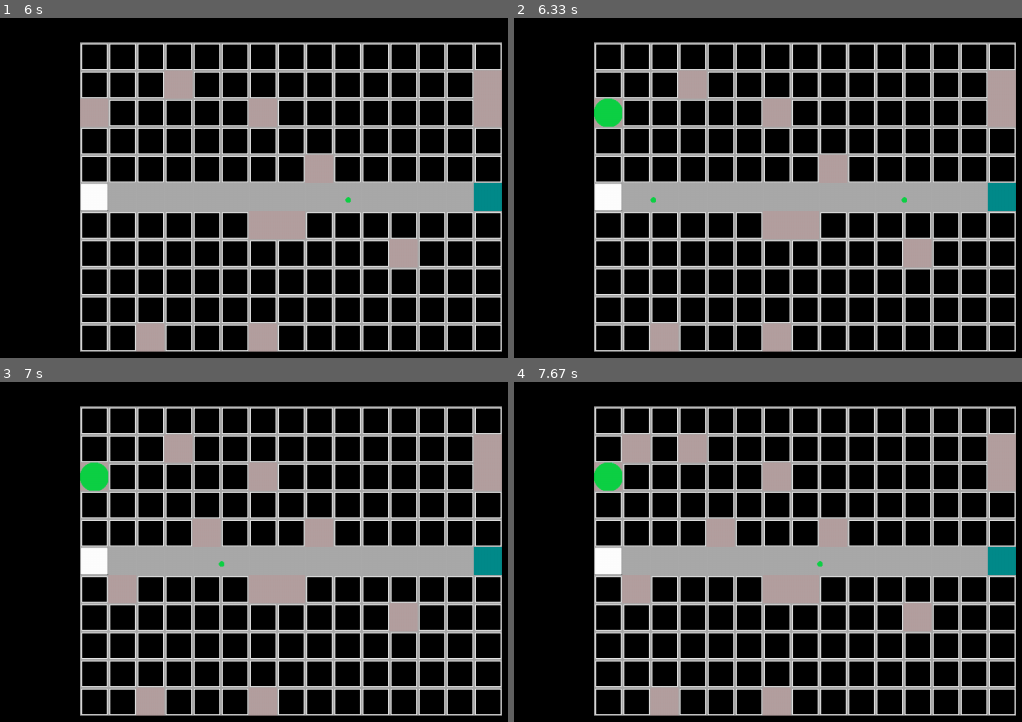
Above: before the commit, frames 1-4 (two rows, left to right).
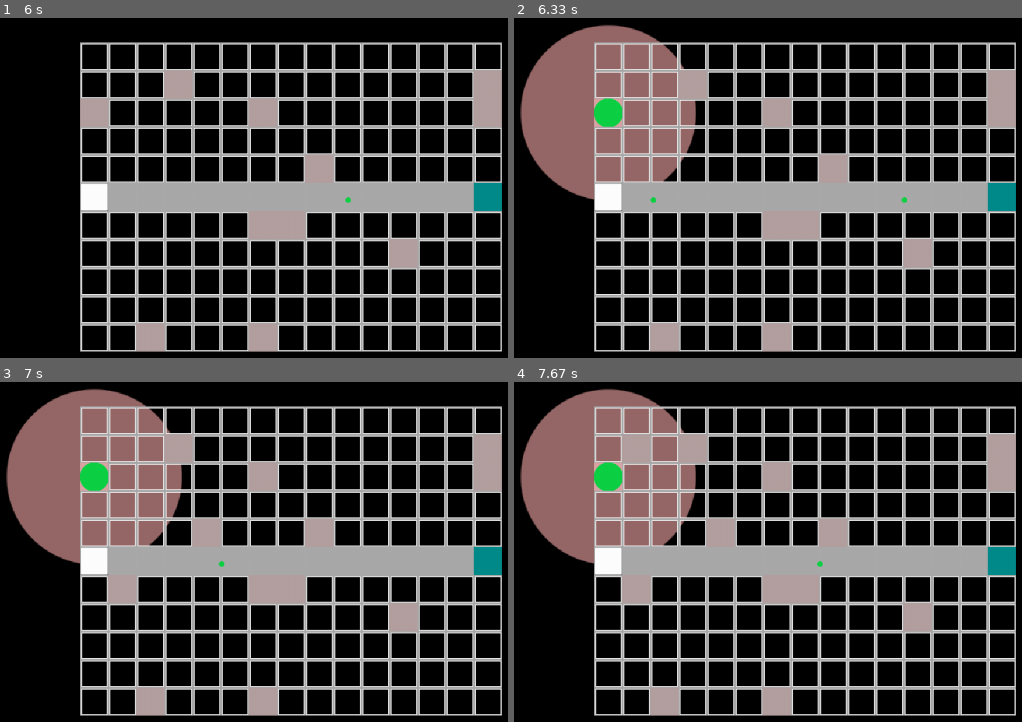
Above: after the commit, the same moments.

Repository: GawarWawar/pygame_project
Game: pygame game, started from main.py
The game is run twice, just before and just after one commit, with the same random seed, the same clock (stepped at 60 frames per second) and the same inputs.
Inputs (mouse positions are in pixels of both pictures, inside the frame that each line leads up to):
- Up to frame 1 (6 s): click (259, 218) at 0.38 s; click (294, 228) at 0.72 s; click (396, 242) at 1.55 s; click (248, 327) at 2.38 s; click (259, 109) at 2.72 s; click (162, 92) at 3.05 s; click (477, 106) at 4.38 s; click (492, 72) at 4.72 s; click (330, 174) at 5.05 s; click (96, 106) at 5.38 s; click (157, 344) at 5.72 s
- Up to frame 2 (6.33 s): click (610, 103) at 6.05 s
- Up to frame 3 (7 s): click (116, 599) at 6.38 s; click (203, 541) at 6.72 s
- Up to frame 4 (7.67 s): click (630, 439) at 7.05 s

Frame 1 is identical in both runs. In frame 2, 12% of the frame differs, in the area x 1-36%, y 2-54%; in frame 3, 12%; in frame 4, 11%.

Commit message:
added attack range to towers

Diff:
--- a/entities/towers.py
+++ b/entities/towers.py
@@ -3,6 +3,9 @@
 
 import entities.basic_tiles as basic_tiles
 import entities.enemies as enemies
+
+class TurretRange (basic_tiles.Tile):
+    _image_path = pathlib.Path(__file__).parent.joinpath("pictures/TowerRange.png")
 
 
 class Projectile (basic_tiles.Tile):
@@ -43,6 +46,8 @@
 class Tower (TowerFundament):
     damage = 0
     attack_speed = 0
+    attack_range = 0
+
     projectile_speed = 0
 
     projectiles = []
@@ -52,9 +57,17 @@
     _projectile_image_path = ""
 
     def __init__(self, coordinates: tuple, width: int, height: int) -> None:
+        self.range = TurretRange(
+            coordinates,
+            self.attack_range/2,
+            self.attack_range/2
+        )
+        self.range.rect = self.range.rect.move(
+            coordinates[0] - self.range.rect.center[0] + width/2,
+            coordinates[1] - self.range.rect.center[1] + height/2,
+        )
+        super().__init__(coordinates, width, height)
 
-
-        super().__init__(coordinates, width, height)
 
     def fire_projectile(self, target):
         proj = Projectile(
@@ -74,6 +87,8 @@
 
     projectile_width = 2
     projectile_height = 2
+    attack_range = 500
+
     _projectile_image_path = pathlib.Path(__file__).parent.joinpath("pictures/Basic_tower.png")
 
 
--- a/main.py
+++ b/main.py
@@ -102,6 +102,7 @@
                                 field.SQUARE_DIMENSIONS,
                             )
                         field.field_of_tiles[tile_arr_pos[0]][tile_arr_pos[1]].update(screen)
+                        field.field_of_tiles[tile_arr_pos[0]][tile_arr_pos[1]].range.update(screen)
                     else:
                         field.field_of_tiles[tile_arr_pos[0]][tile_arr_pos[1]] \
                             = towers.TowerFundament(
Binary file added: entities/pictures/TowerRange.png
